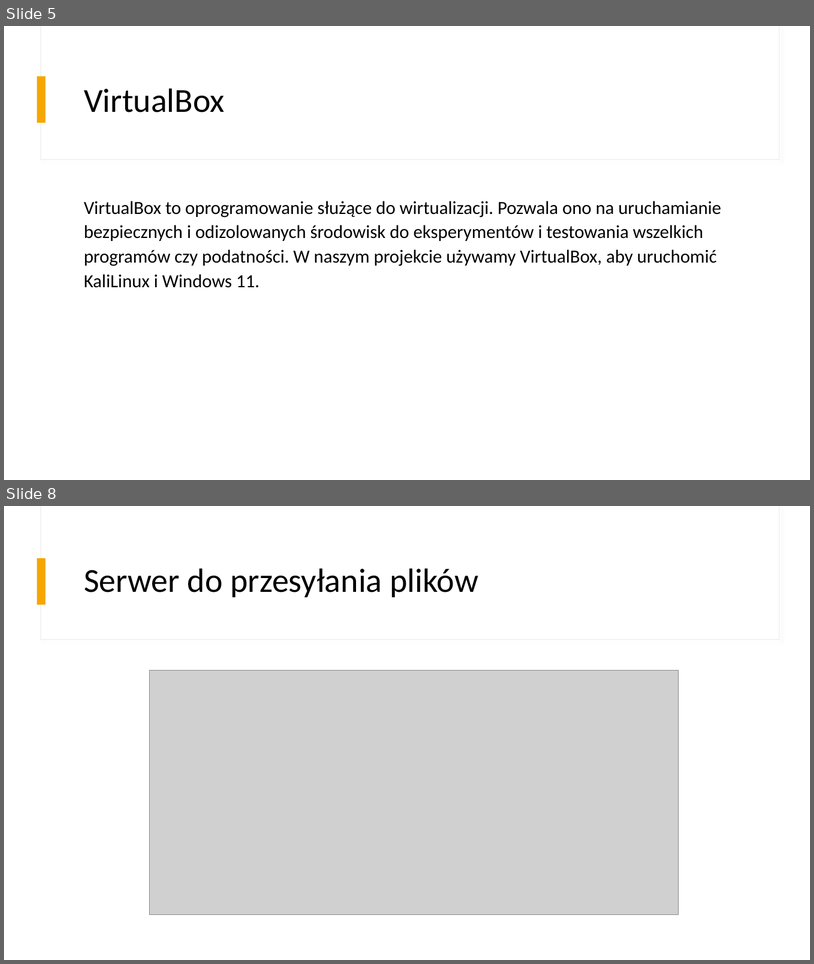
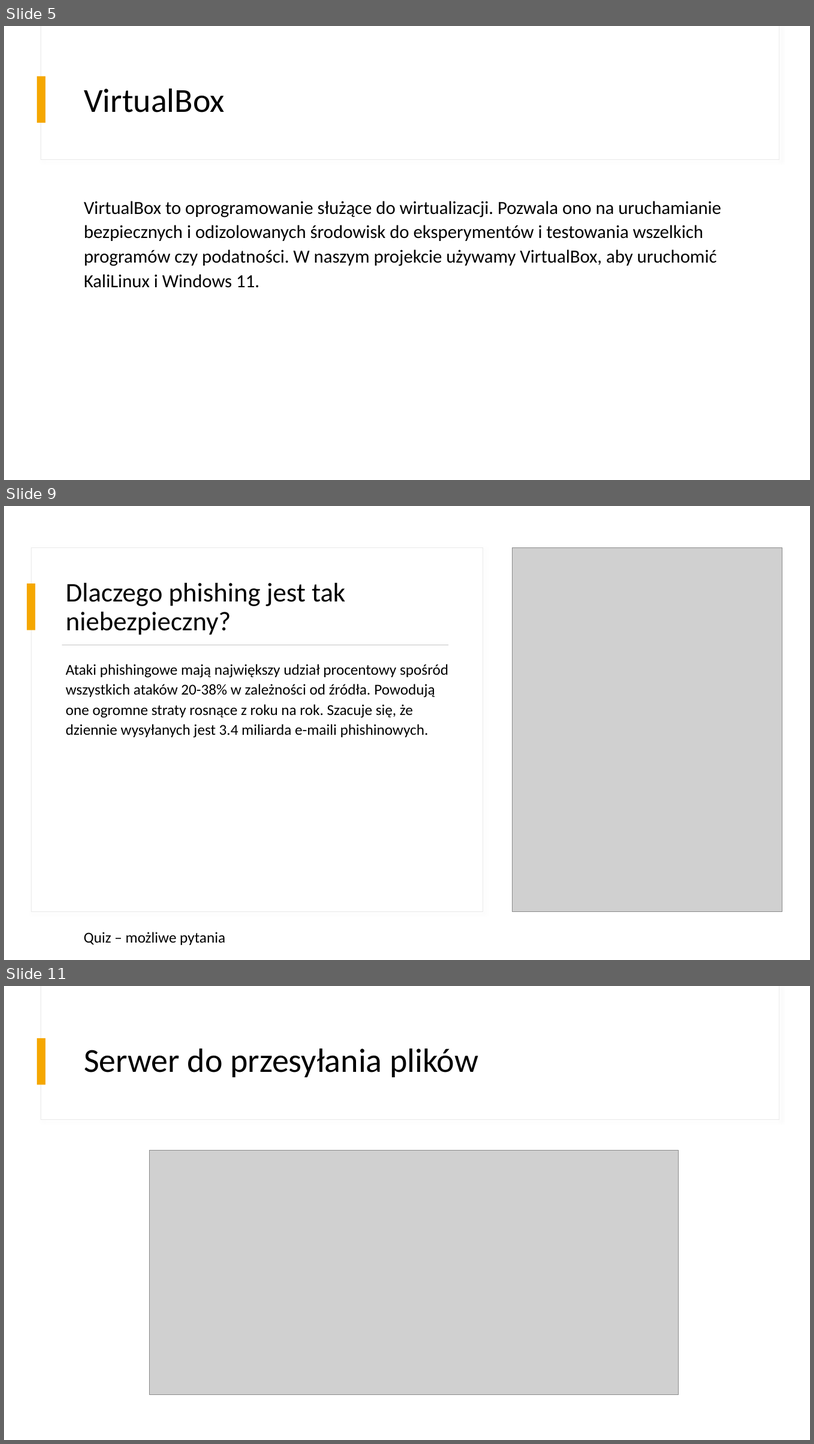
Before and after one commit to m-c-j/Podejrzane_pliki_kontra_serwis_do_przesylania_danych, a slide deck: BAIiM - Podejrzane pliki kontra serwis do przesyłania danych.pptx. Shown one above the other, each under a label of ours: slides 5 and 8 before the commit, slides 5, 9 and 11 after it; the slides between them are not shown. The pictures are 814x964 and 814x1444 pixels, drawn with LibreOffice and Linux fonts; fonts in the diff are those of the drawing; grey boxes stand for pictures. Boxes give left, top, right and bottom in pixels: in the first picture for what was removed or moved away, otherwise in the second. Text is boxed around its words. In the diff, an @@ line names an element or a change of style, - is before the commit and + after.

```diff
--- a/BAIiM - Podejrzane pliki kontra serwis do przesyłania danych.pptx
+++ b/BAIiM - Podejrzane pliki kontra serwis do przesyłania danych.pptx
@@ slide 9 added at [4, 506, 810, 960], background #FFFFFF @@
@@ rectangle added at [4, 506, 810, 960], fill #FFFFFF @@
@@ rectangle added at [41, 506, 780, 640], fill #FFFFFF, outline #E9E9E9 0.75 pt @@
@@ rectangle added at [42, 506, 780, 639], fill #FFFFFF @@
@@ rectangle added at [31, 548, 484, 912], fill #FFFFFF, outline #E9E9E9 0.75 pt @@
@@ picture added at [513, 548, 783, 912] @@
@@ rectangle added at [27, 583, 35, 630], fill #F5A700 @@
@@ title added at [66, 583, 345, 635], 32 pt, text #000000 @@
+Dlaczego phishing jest tak niebezpieczny?
@@ rectangle added at [62, 645, 449, 645], fill #C9C9C9 @@
@@ text added at [66, 664, 449, 738], 18 pt, text #000000 @@
+Ataki phishingowe mają największy udział procentowy spośród wszystkich ataków 20-38% w zależności od źródła. Powodują one ogromne straty rosnące z roku na rok. Szacuje się, że dziennie wysyłanych jest 3.4 miliarda e-maili phishinowych.
@@ text added at [84, 931, 225, 945], 18 pt, text #000000 @@
+Quiz – możliwe pytania
@@ what was slide 8 is now slide 11 @@
```
Also in this commit, not shown: 3 slides changed, 2 other slides added.
